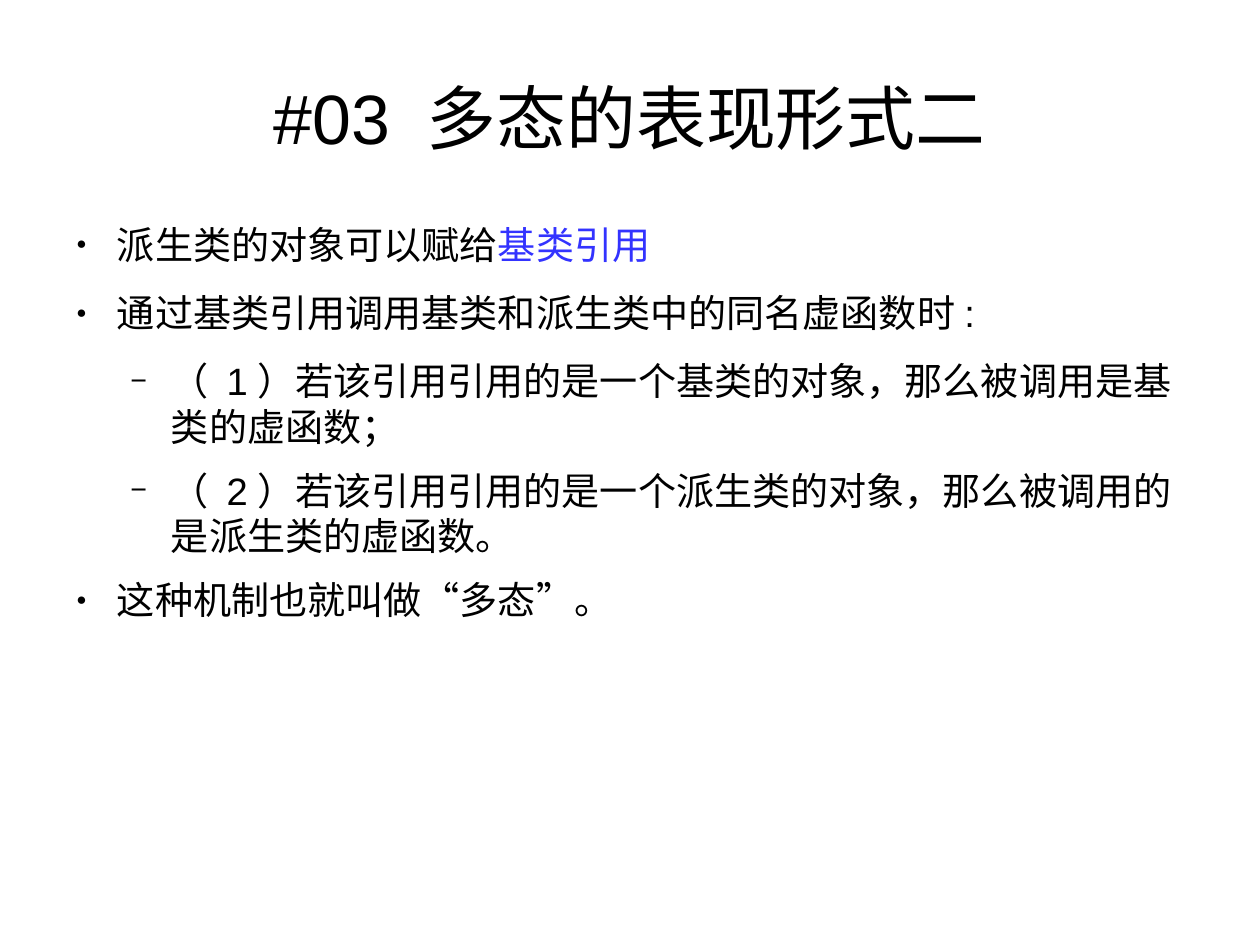
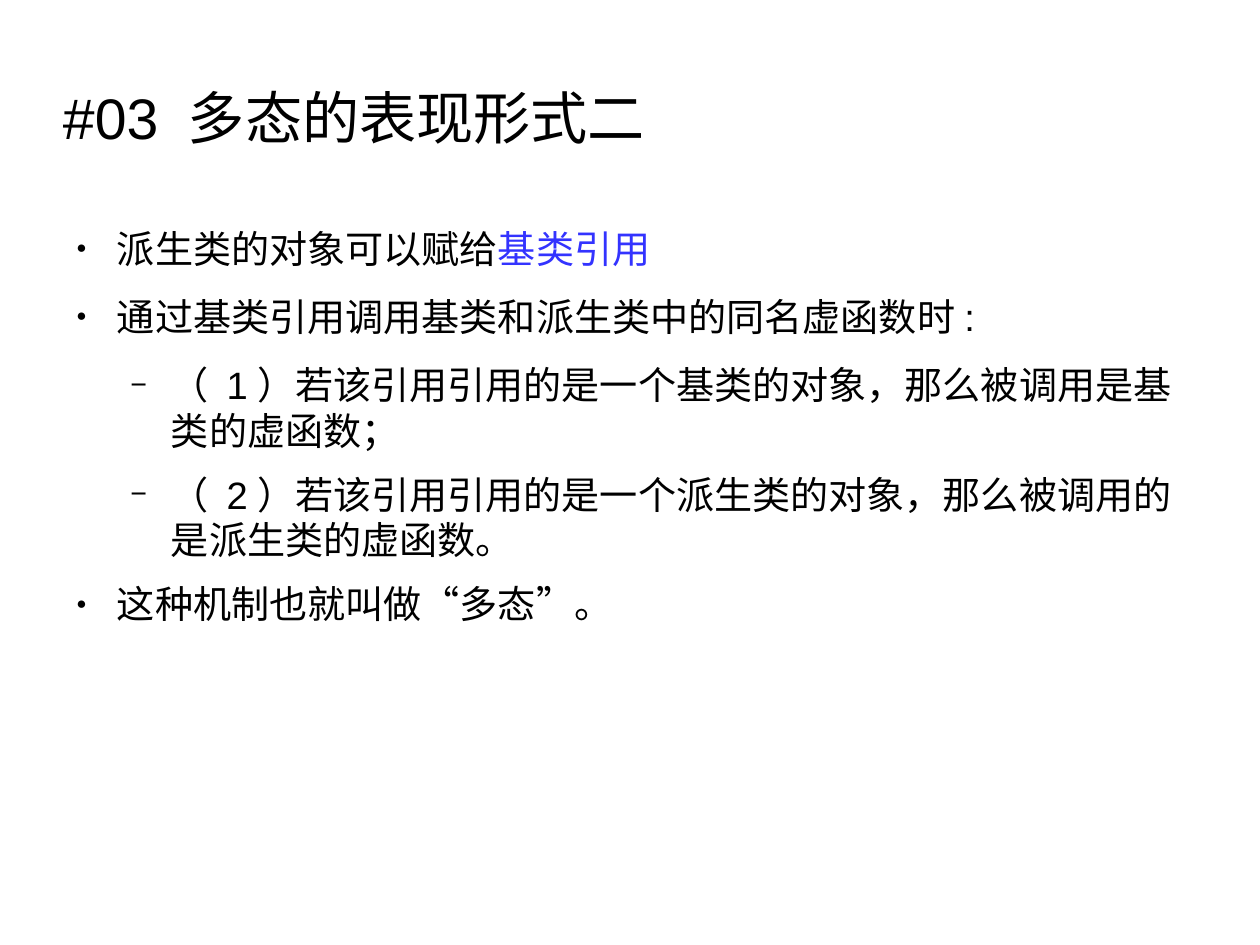
Before and after one commit to botaichang/cplus_slides, a slide deck: slide 4 of c++deep022_虚函数与多态.odp. Drawn at 1260x945 pixels with LibreOffice and Linux fonts; fonts in the diff are those of the drawing; background and template pictures are left out. Boxes give left, top, right and bottom in pixels: in the first picture for what was removed or moved away, otherwise in the second. Text is boxed around its words. In the diff, an @@ line names an element or a change of style, - is before the commit and + after.

```diff
--- a/c++deep022_虚函数与多态.odp
+++ b/c++deep022_虚函数与多态.odp
@@ title "#03 多态的表现形式二": place and size @@
-title "#03 多态的表现形式二" at [274,85,986,150]
+title "#03 多态的表现形式二" at [63,90,645,144]
@@ title "#03 多态的表现形式二" at [63,90,645,144]: size 44 to 36 pt; alignment centre to left @@
@@ text "派生类的对象可以赋给基类引用": place and size @@
-text "派生类的对象可以赋给基类引用" at [117,227,1171,617]
+text "派生类的对象可以赋给基类引用" at [117,231,1171,621]
```
Also in this commit, not shown: 4 other slides changed, 5 other files.
